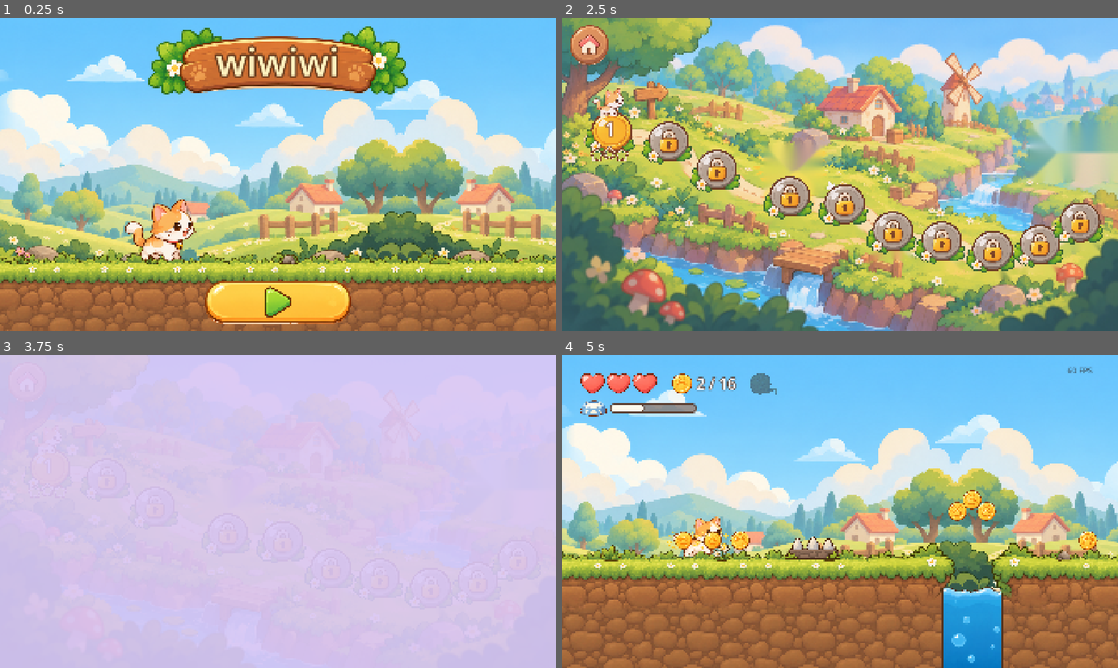
Above: before the commit, frames 1-4 (two rows, left to right).
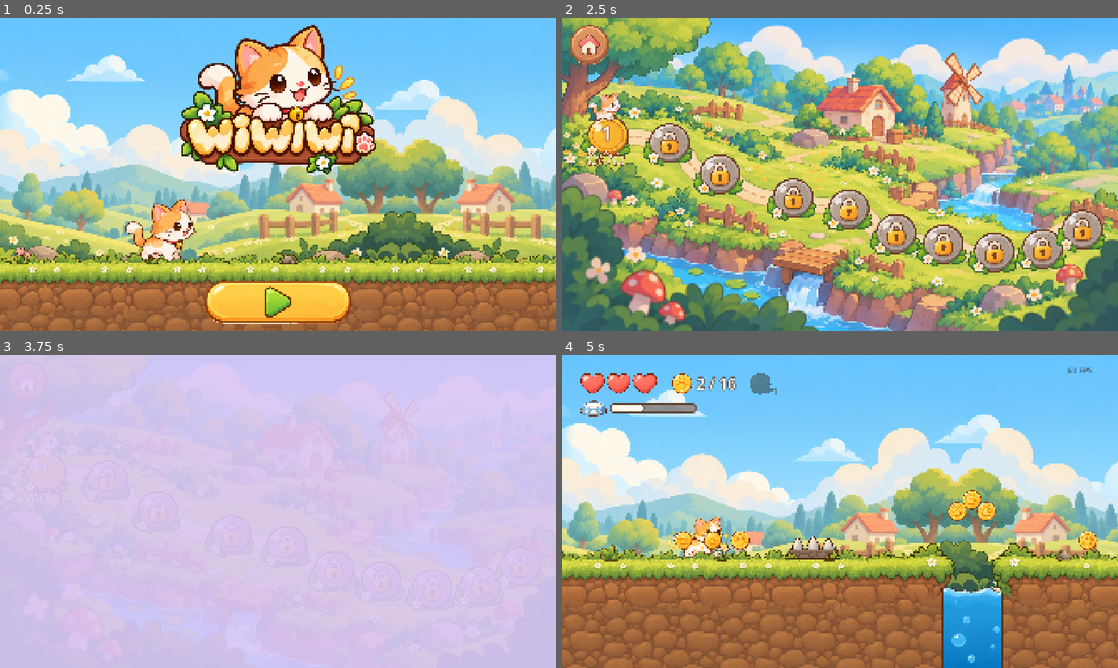
Above: after the commit, the same moments.

Repository: roshnikumari-21/wiwiwi
Game: Godot game, scene res://ui/screens/main_menu.tscn
Same seed, same stepped clock (60 frames per second), same inputs: the game is played once before the commit and once after it.
Inputs (mouse positions are in pixels of both pictures, inside the frame that each line leads up to):
- Up to frame 1 (0.25 s): no input
- Up to frame 2 (2.5 s): click (840, 302) at 0.5 s; click (589, 46) at 1.25 s; click (840, 302) at 2 s
- Up to frame 3 (3.75 s): move the mouse to (400, 495) at 2.77 s; hold Right (move_right) 2.78-3.5 s; click (400, 495) at 2.92 s; tap Space (jump) at 3.02 s; click "1" at 3.5 s
- Up to frame 4 (5 s): move the mouse to (728, 527) at 4.27 s; hold Right (move_right) from 4.28 s (still down); tap Space (jump) at 4.52 s

The runs differ from the first frame. In frame 1, 15% of the frame differs, in the area x 26-74%, y 2-50%; in frame 2, 32%, in the area x 0-100%, y 0-100%; in frame 3, less than 0.1%; in frame 4, nothing differs.

Commit message:
Home logo and clean level map from the owner's new art
Logo trimmed and placed on the home page (gentle sway); the map uses
the clean painting with level buttons set on its path pads.

Co-Authored-By: Claude Opus 5.5 <noreply@anthropic.com>

Diff:
--- a/ui/screens/level_map.gd
+++ b/ui/screens/level_map.gd
@@ -4,10 +4,10 @@
 ## level to play it. Spots past the last built level stay locked ("coming soon").
 
 const MAP_SIZE := Vector2(1672, 941)        ## size of the map picture; spots below are in its pixels
-## Level spots along the path (same numbers as tools/art_pipeline/make_map.py).
+## Level spots: the round pads painted along the map's path.
 const SPOTS: Array[Vector2] = [
-	Vector2(143, 345), Vector2(316, 375), Vector2(461, 460), Vector2(680, 540), Vector2(845, 563),
-	Vector2(990, 645), Vector2(1137, 675), Vector2(1290, 703), Vector2(1432, 685), Vector2(1553, 617),
+	Vector2(132, 358), Vector2(318, 380), Vector2(470, 473), Vector2(690, 545), Vector2(858, 578),
+	Vector2(1000, 652), Vector2(1142, 684), Vector2(1295, 708), Vector2(1440, 698), Vector2(1560, 640),
 ]
 const OPEN := preload("res://assets/art/ui/menu/level_open.png")
 const LOCKED := preload("res://assets/art/ui/menu/level_locked.png")
--- a/ui/screens/main_menu.gd
+++ b/ui/screens/main_menu.gd
@@ -1,8 +1,9 @@
 extends Control
-## Home page: the meadow drifts by, the kitten sits on the grass, a big Play button.
+## Home page: the meadow drifts by, the logo sways gently, the kitten sits on the grass, a big Play button.
 ## Play opens the level map.
 
 @onready var play: TextureButton = $UI/SafeArea/Play
+@onready var logo: TextureRect = $UI/SafeArea/Logo
 
 func _ready() -> void:
 	play.pressed.connect(_on_play)
@@ -11,6 +12,10 @@
 	pulse.tween_property(play, "scale", Vector2(1.05, 1.05), 0.8)
 	pulse.tween_property(play, "scale", Vector2.ONE, 0.8)
 	play.grab_focus.call_deferred()
+	logo.pivot_offset = Vector2(logo.custom_minimum_size.x * 0.5, logo.custom_minimum_size.y)
+	var sway := create_tween().set_loops().set_trans(Tween.TRANS_SINE)
+	sway.tween_property(logo, "rotation_degrees", 1.5, 1.6)
+	sway.tween_property(logo, "rotation_degrees", -1.5, 1.6)
 
 func _on_play() -> void:
 	play.disabled = true   # one tap is enough
--- a/ui/screens/main_menu.tscn
+++ b/ui/screens/main_menu.tscn
@@ -5,7 +5,7 @@
 [ext_resource type="PackedScene" path="res://scenes/objects/ground_block.tscn" id="3_ground"]
 [ext_resource type="SpriteFrames" path="res://assets/art/characters/cat/cat_frames.tres" id="4_cat"]
 [ext_resource type="Script" path="res://ui/components/safe_area.gd" id="5_safe"]
-[ext_resource type="Texture2D" path="res://assets/art/ui/menu/sign_wood.png" id="6_sign"]
+[ext_resource type="Texture2D" path="res://assets/art/ui/menu/logo.png" id="6_logo"]
 [ext_resource type="Texture2D" path="res://assets/art/ui/menu/pill_yellow_normal.png" id="7_pill"]
 [ext_resource type="Texture2D" path="res://assets/art/ui/menu/pill_yellow_pressed.png" id="8_pill_p"]
 [ext_resource type="Texture2D" path="res://assets/art/ui/menu/icon_play.png" id="9_play"]
@@ -52,30 +52,14 @@
 script = ExtResource("5_safe")
 
 [node name="Logo" type="TextureRect" parent="UI/SafeArea"]
-custom_minimum_size = Vector2(900, 244)
+custom_minimum_size = Vector2(680, 514)
 layout_mode = 2
 size_flags_horizontal = 4
 size_flags_vertical = 0
 mouse_filter = 2
-texture = ExtResource("6_sign")
+texture = ExtResource("6_logo")
 expand_mode = 1
 stretch_mode = 5
-
-[node name="Title" type="Label" parent="UI/SafeArea/Logo"]
-layout_mode = 1
-anchors_preset = 15
-anchor_right = 1.0
-anchor_bottom = 1.0
-offset_top = 6.0
-grow_horizontal = 2
-grow_vertical = 2
-theme_override_colors/font_color = Color(1, 0.95, 0.75, 1)
-theme_override_colors/font_outline_color = Color(0.42, 0.24, 0.12, 1)
-theme_override_constants/outline_size = 28
-theme_override_font_sizes/font_size = 130
-text = "APP_TITLE"
-horizontal_alignment = 1
-vertical_alignment = 1
 
 [node name="Play" type="TextureButton" parent="UI/SafeArea"]
 custom_minimum_size = Vector2(500, 150)
Binary file changed: assets/art/backgrounds/map/map_w1.png
Binary file added: assets/art/ui/menu/logo.png
Not shown, added: assets/art/ui/menu/logo.png.import
Not shown, changed: plan.md
